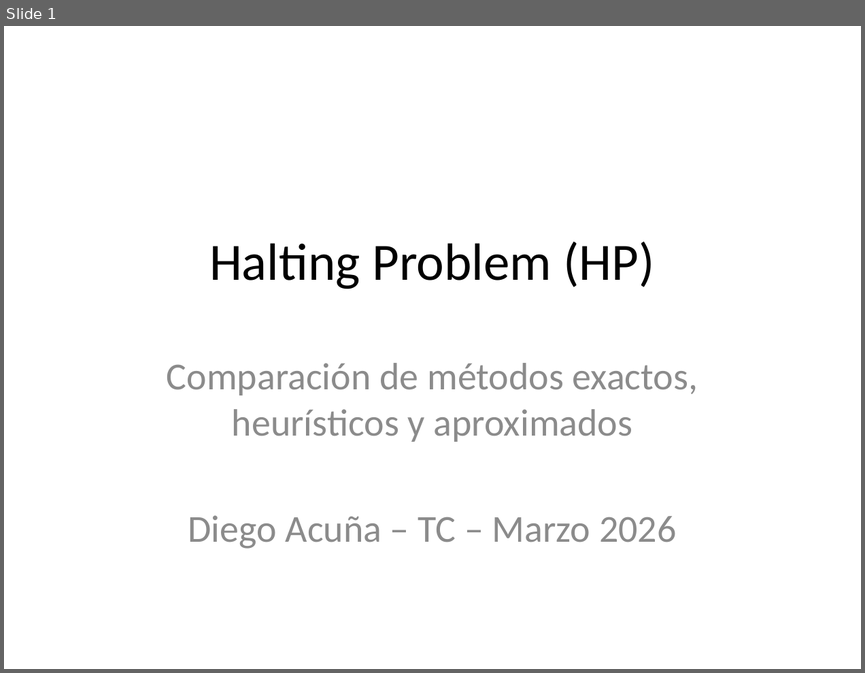
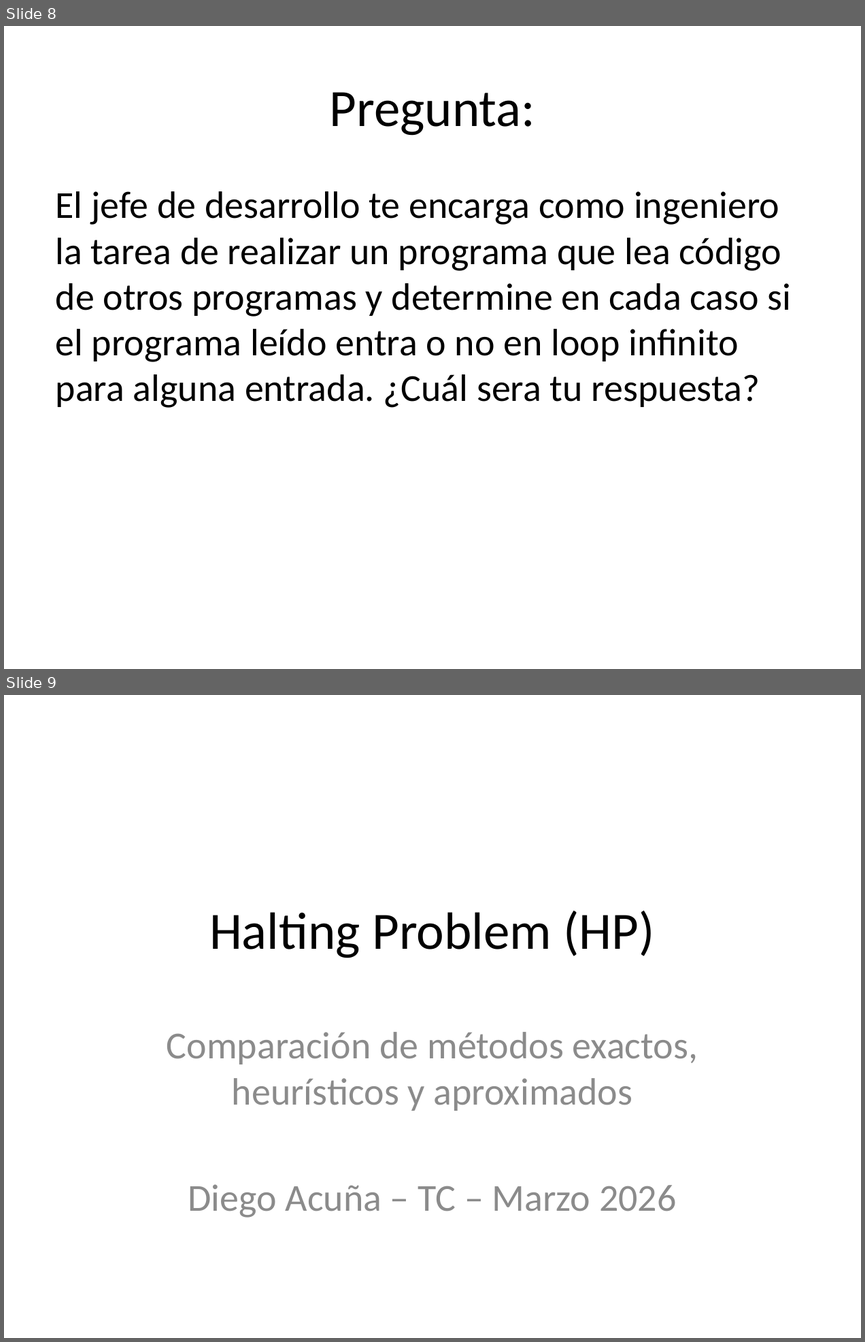
Before and after one commit to diegoacu1234/TC_Marzo26, a slide deck: S01_Intro/01_ProblemasIntroductorios/Diapos.pptx. Shown one above the other, each under a label of ours: slide 1 before the commit, slides 8 and 9 after it. The pictures are 865x673 and 865x1342 pixels, drawn with LibreOffice and Linux fonts; fonts in the diff are those of the drawing. Boxes give left, top, right and bottom in pixels: in the first picture for what was removed or moved away, otherwise in the second. Text is boxed around its words. In the diff, an @@ line names an element or a change of style, - is before the commit and + after.

```diff
--- a/S01_Intro/01_ProblemasIntroductorios/Diapos.pptx
+++ b/S01_Intro/01_ProblemasIntroductorios/Diapos.pptx
@@ slide 8 added at [4, 26, 861, 669], background #FFFFFF @@
@@ title added at [330, 92, 536, 135], 44 pt, text #000000 @@
+Pregunta:
@@ text added at [56, 191, 791, 407], 32 pt, text #000000 @@
+El jefe de desarrollo te encarga como ingeniero la tarea de realizar un programa que lea código de otros programas y determine en cada caso si el programa leído entra o no en loop infinito para alguna entrada. ¿Cuál sera tu respuesta?
@@ what was slide 1 is now slide 9 @@
```
Also in this commit, not shown: 8 other slides added, 1 other file.
